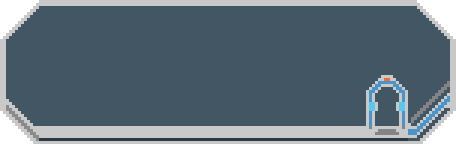
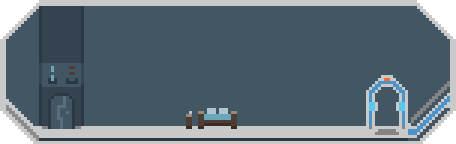
Layer changes from the first w=456, h=144 image to the second:
added layer "Layer 39" above "Layer 40" over [39,6,84,129]
added layer "Layer 40" above "Layer 37" over [186,108,237,129]
